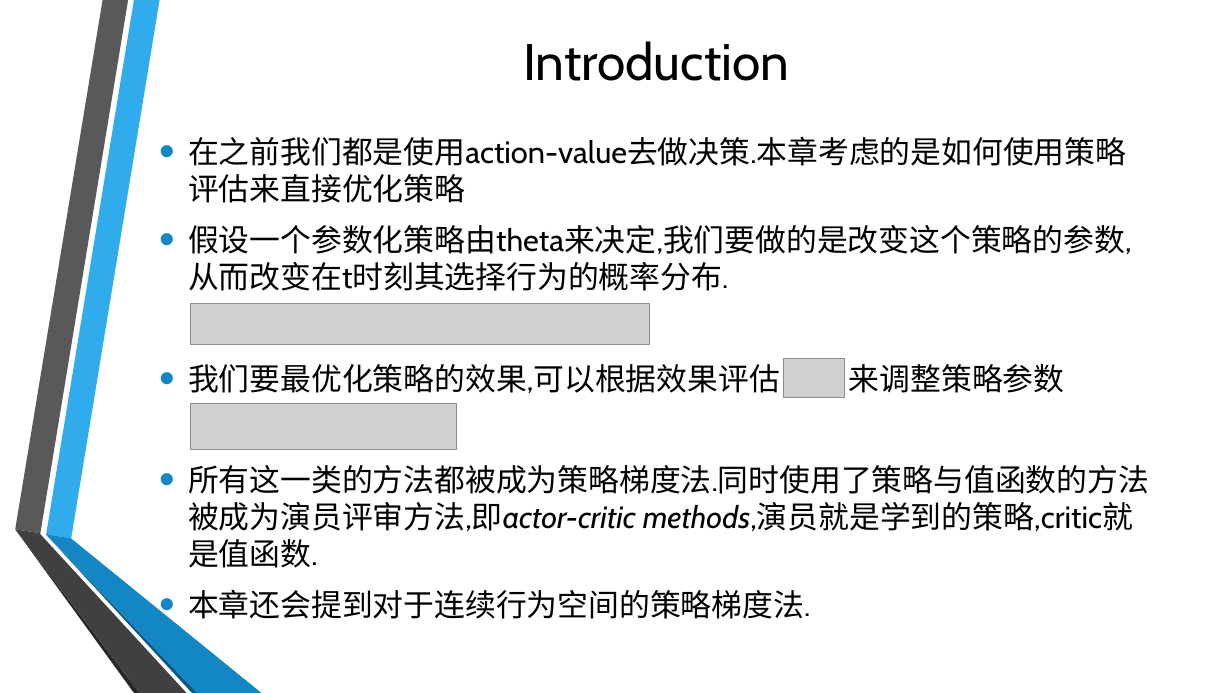
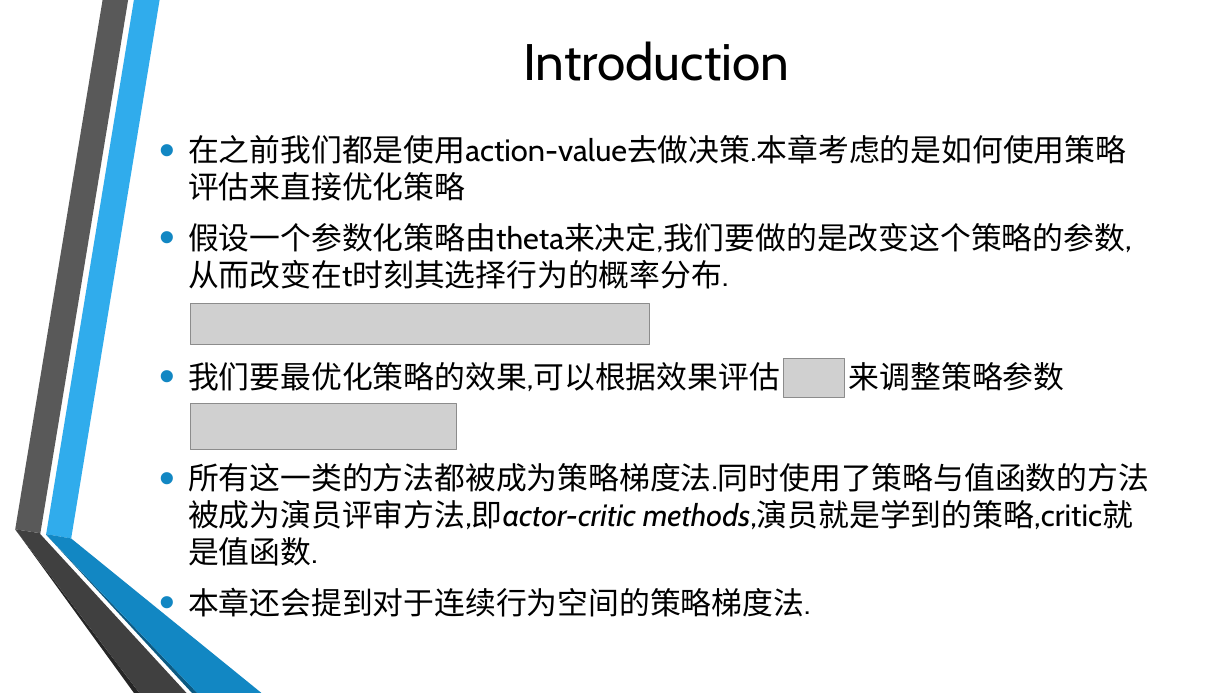
Before and after one commit to Seraphli/RLAIExercise, a slide deck: slide 2 of Chapter 13.pptx. Drawn at 1232x693 pixels with LibreOffice and Linux fonts; fonts in the diff are those of the drawing; grey boxes stand for pictures; background and template pictures are left out. Boxes give left, top, right and bottom in pixels: in the first picture for what was removed or moved away, otherwise in the second. Text is boxed around its words. In the diff, an @@ line names an element or a change of style, - is before the commit and + after.

```diff
--- a/Chapter 13.pptx
+++ b/Chapter 13.pptx
@@ text "在之前我们都是使用action-value去做决策.本章考虑的是如何使用策略评估来直接优化策略" at [188,134,1149,617]: vertical alignment middle to top @@
```
Also in this commit, not shown: 2 other slides changed, 4 slides added.
